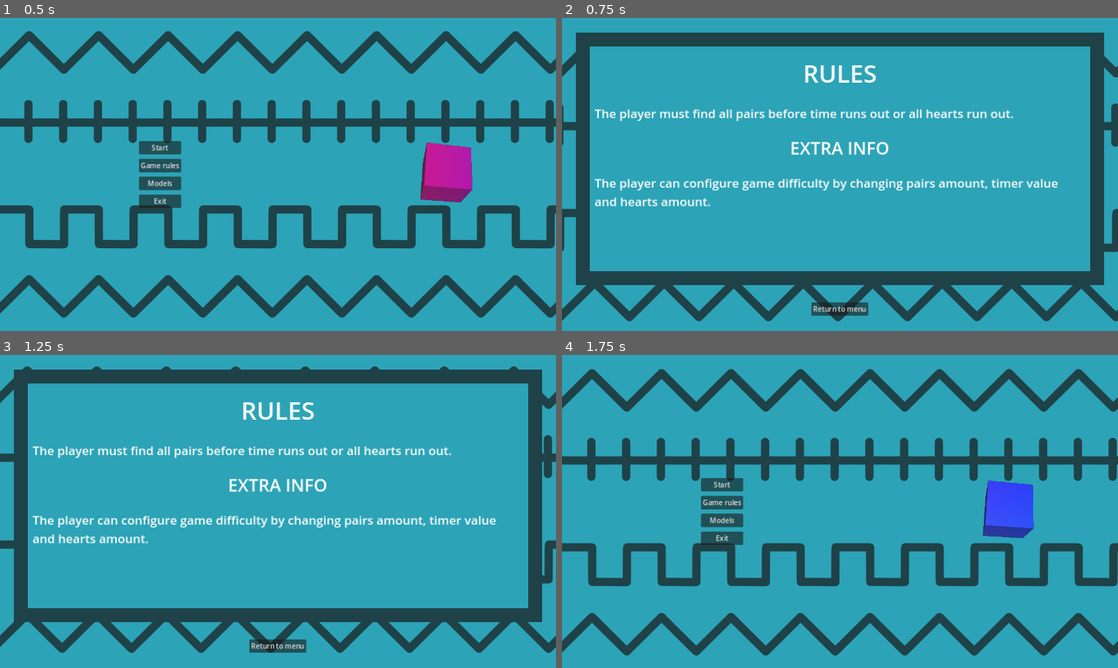
Above: before the commit, frames 1-4 (two rows, left to right).
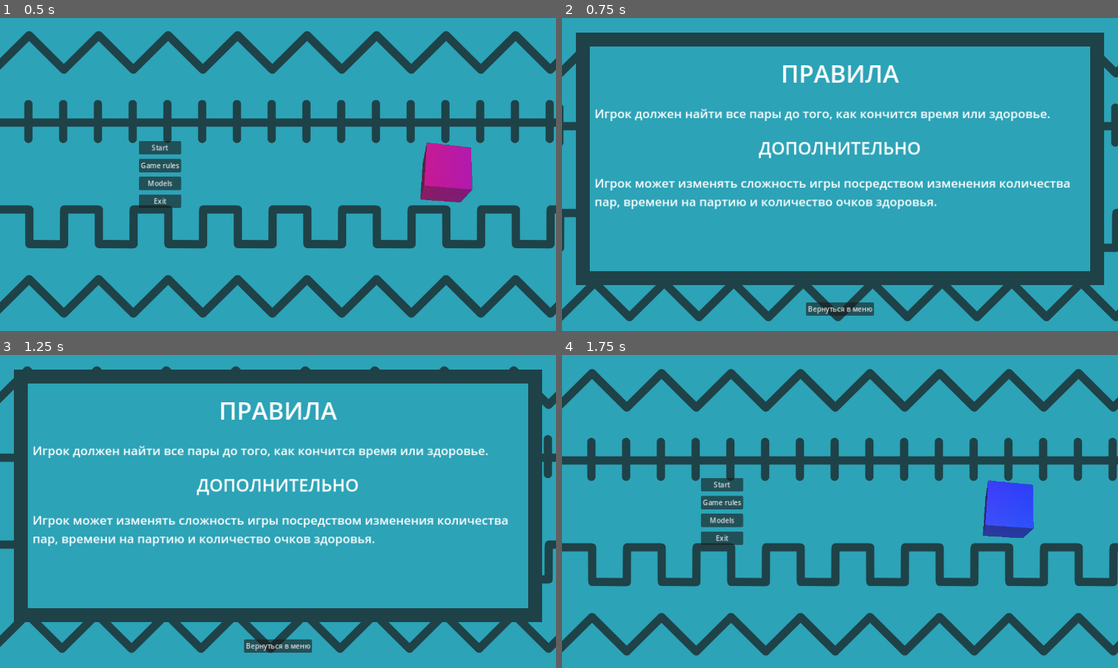
Above: after the commit, the same moments.

Repository: Salenhard/Interactive-graphic-systems
Game: Godot game, scene res://Scenes/main_menu.tscn
Two runs of this game, one before a commit and one after it. Both use one fixed random seed, a clock stepped at 60 frames per second and the inputs below.
Inputs:
- Up to frame 1 (0.5 s): no input
- Up to frame 2 (0.75 s): click "Game rules" at 0.5 s
- Up to frame 3 (1.25 s): no input
- Up to frame 4 (1.75 s): click "Return to menu" (after the commit: "Вернуться в меню") at 1.25 s

Frame 1 is identical in both runs. In frame 2, 5.7% of the frame differs, in the area x 5-92%, y 15-96%; in frame 3, 5.7%; in frame 4, nothing differs.

Commit message:
Game rules scene: rusified

Diff:
--- a/Lab-s/3/Godot/Scenes/game_rules.tscn
+++ b/Lab-s/3/Godot/Scenes/game_rules.tscn
@@ -88,33 +88,32 @@
 layout_mode = 2
 size_flags_horizontal = 4
 theme_override_font_sizes/font_size = 56
-text = "Rules"
+text = "Правила"
 horizontal_alignment = 1
 uppercase = true
 
 [node name="RulesText" type="Label" parent="MarginContainer/VBoxContainer/Panel/Text"]
 layout_mode = 2
-size_flags_horizontal = 0
 theme_override_font_sizes/font_size = 28
-text = "The player must find all pairs before time runs out or all hearts run out."
+text = "Игрок должен найти все пары до того, как кончится время или здоровье."
+autowrap_mode = 3
 
 [node name="ExtraInfoTitle" type="Label" parent="MarginContainer/VBoxContainer/Panel/Text"]
 layout_mode = 2
 theme_override_font_sizes/font_size = 40
-text = "extra info"
+text = "Дополнительно"
 horizontal_alignment = 1
 uppercase = true
 
 [node name="ExtraInfoText" type="Label" parent="MarginContainer/VBoxContainer/Panel/Text"]
 layout_mode = 2
-size_flags_horizontal = 0
 theme_override_font_sizes/font_size = 28
-text = "The player can configure game difficulty by changing pairs amount, timer value
-and hearts amount."
+text = "Игрок может изменять сложность игры посредством изменения количества пар, времени на партию и количество очков здоровья."
+autowrap_mode = 3
 
 [node name="Back" type="Button" parent="MarginContainer/VBoxContainer"]
 layout_mode = 2
 size_flags_horizontal = 4
-text = "Return to menu"
+text = "Вернуться в меню"
 
 [connection signal="pressed" from="MarginContainer/VBoxContainer/Back" to="." method="_on_back_pressed"]
